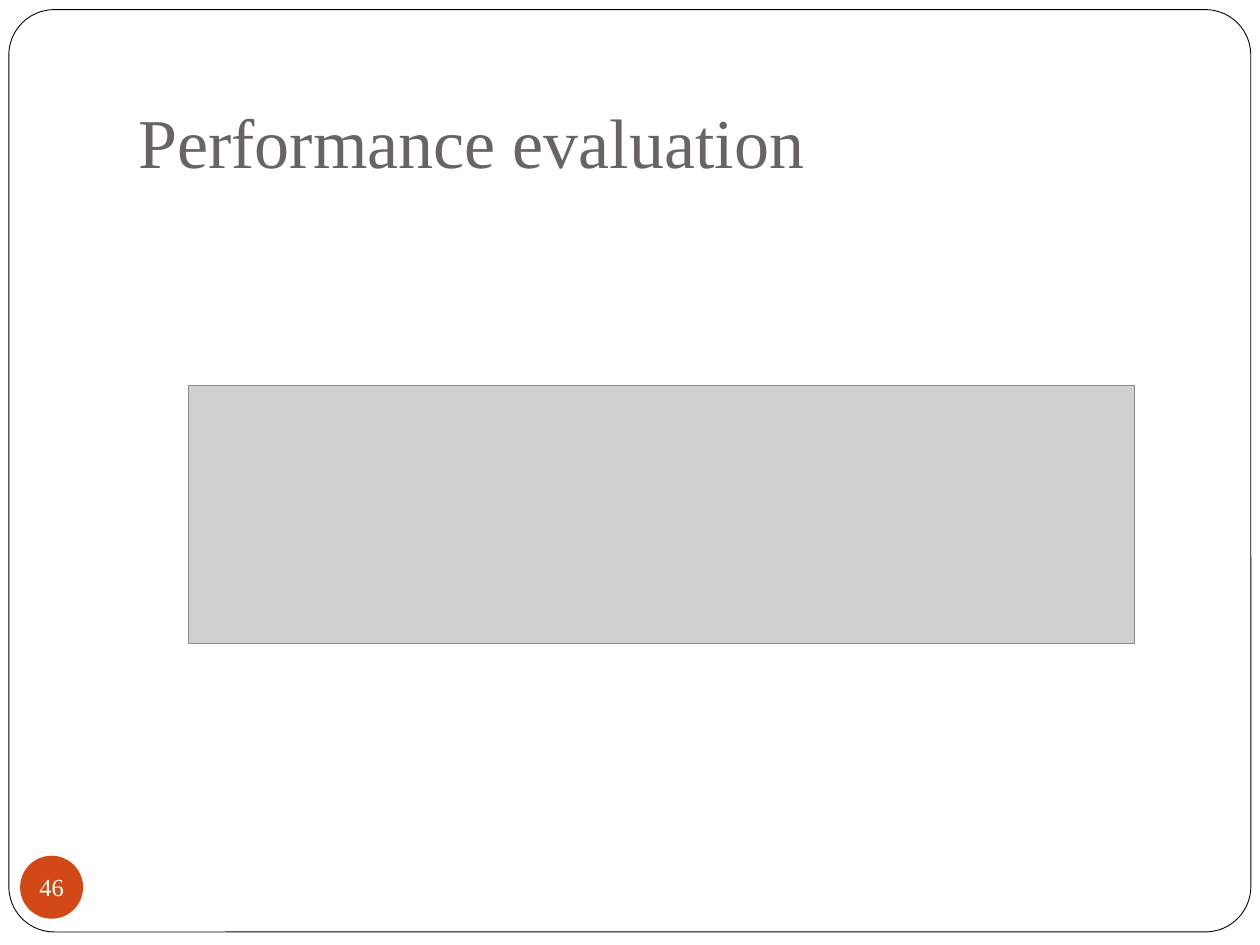
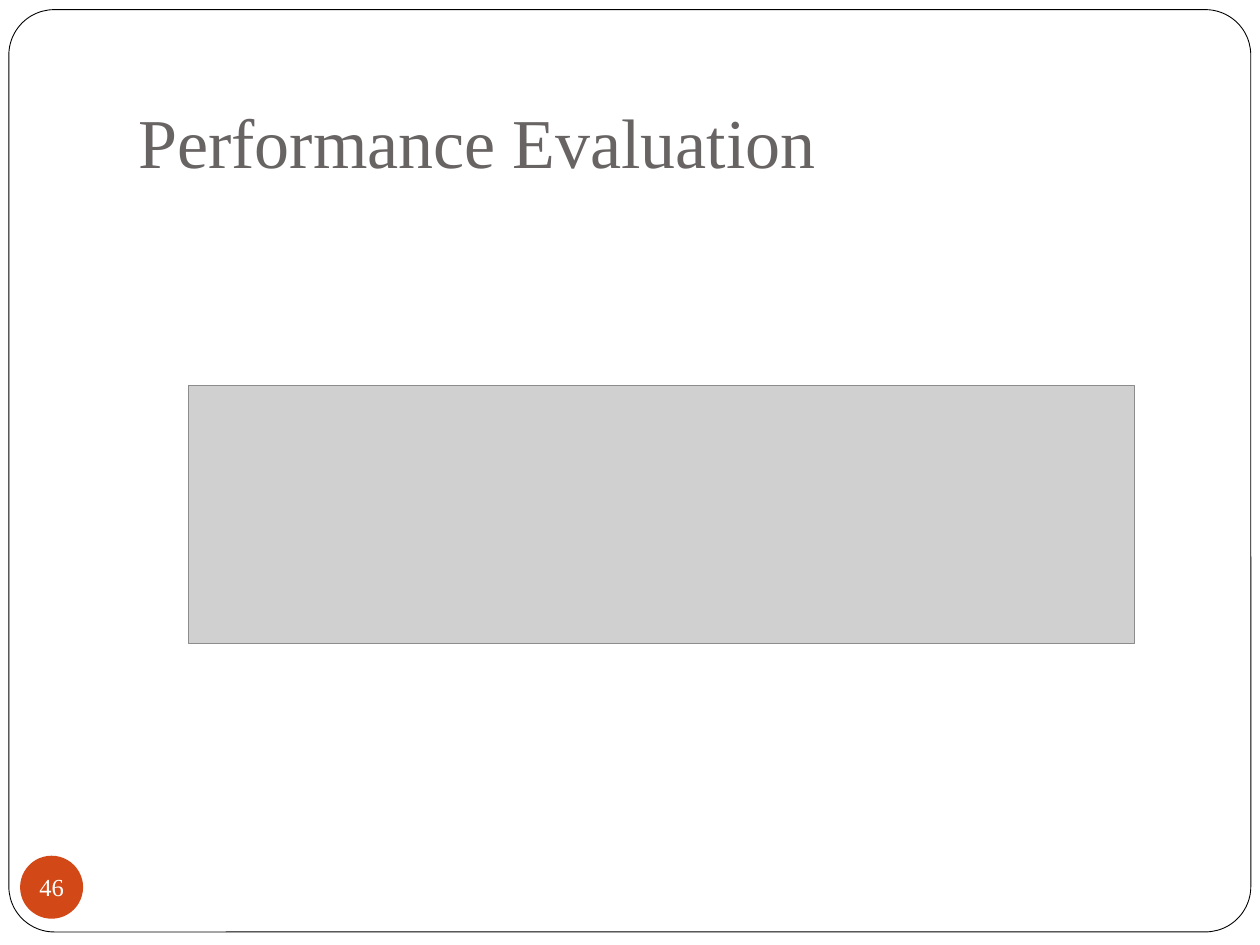
Before and after one commit to 2014-sed-team3/term-project, a slide deck: slide 46 of project/report/report.pptx. Drawn at 1260x945 pixels with LibreOffice and Linux fonts; fonts in the diff are those of the drawing; grey boxes stand for pictures. Boxes give left, top, right and bottom in pixels: in the first picture for what was removed or moved away, otherwise in the second. Text is boxed around its words. In the diff, an @@ line names an element or a change of style, - is before the commit and + after.

```diff
--- a/project/report/report.pptx
+++ b/project/report/report.pptx
@@ title at bbox=[138, 118, 816, 169]: text changed @@
-Performance evaluation
+Performance Evaluation
```
Also in this commit, not shown: 8 other slides changed, 4 slides added.
